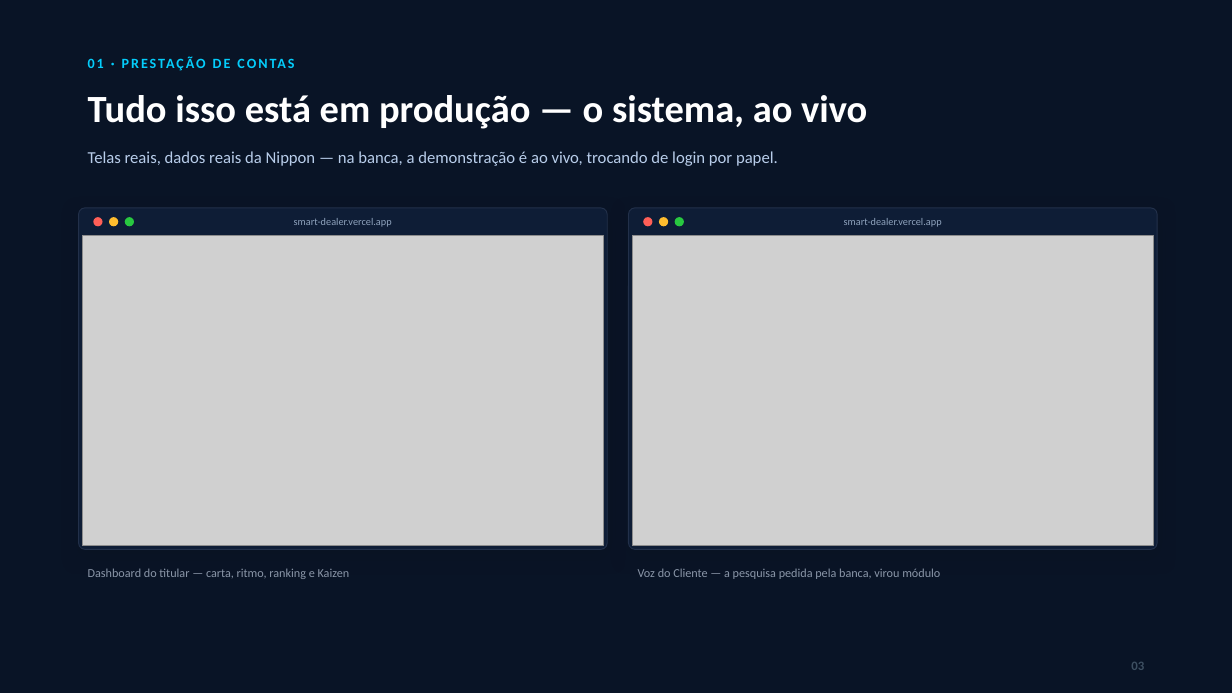
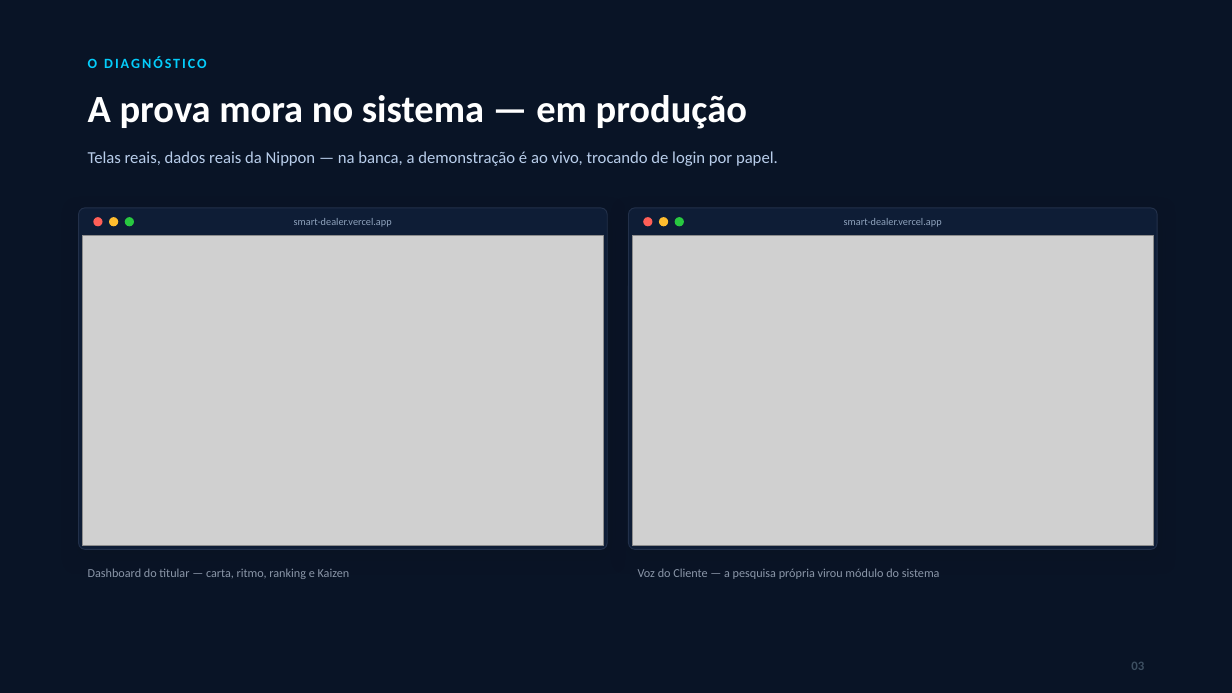
Before and after one commit to Caiquespkt0611/smart-dealer, a slide deck: slide 4 of _NOVAS MELHORIAS/DECK-BANCA-YAMAHAWAY.pptx. Drawn at 1232x693 pixels with LibreOffice and Linux fonts; fonts in the diff are those of the drawing; grey boxes stand for pictures; background and template pictures are left out. Boxes give left, top, right and bottom in pixels: in the first picture for what was removed or moved away, otherwise in the second. Text is boxed around its words. In the diff, an @@ line names an element or a change of style, - is before the commit and + after.

```diff
--- a/_NOVAS MELHORIAS/DECK-BANCA-YAMAHAWAY.pptx
+++ b/_NOVAS MELHORIAS/DECK-BANCA-YAMAHAWAY.pptx
@@ text at (x1=88, y1=56, x2=207, y2=68): text changed @@
-01 · PRESTAÇÃO DE CONTAS
+O DIAGNÓSTICO
@@ text at (x1=88, y1=95, x2=747, y2=129): text changed @@
-Tudo isso está em produção — o sistema, ao vivo
+A prova mora no sistema — em produção
@@ text at (x1=638, y1=568, x2=940, y2=579): text changed @@
-Voz do Cliente — a pesquisa pedida pela banca, virou módulo
+Voz do Cliente — a pesquisa própria virou módulo do sistema
```
Also in this commit, not shown: 16 other slides changed, 1 slide added, 3 slides removed, 3 other files.
